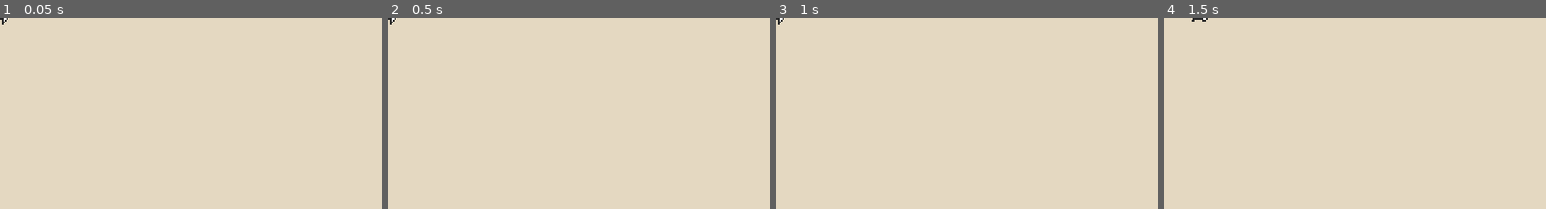
Above: before the commit, frames 1-4 (left to right).
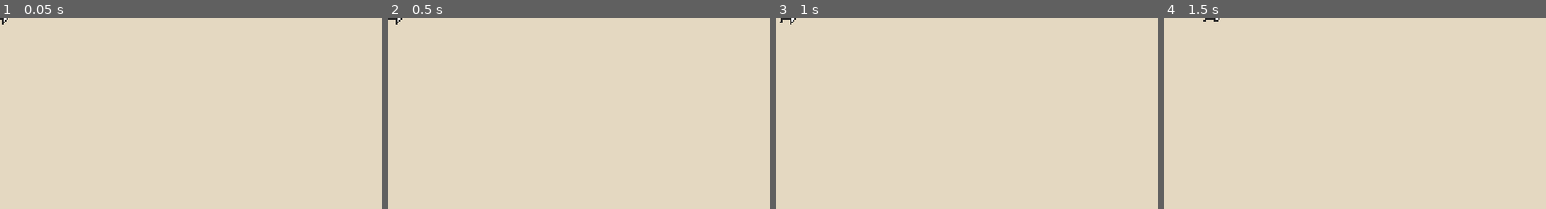
Above: after the commit, the same moments.

Repository: yannicka/ninja
Game: Godot game, scene res://src/Bullets/Arrow.tscn
Two runs of this game, one before a commit and one after it. Both use one fixed random seed, a clock stepped at 60 frames per second and the inputs below. This scene is started directly instead of the project's main scene.
Inputs (mouse positions are % of the whole screen's width and height, from its top left):
- Up to frame 1 (0.05 s): no input
- Up to frame 2 (0.5 s): no input
- Up to frame 3 (1 s): tap Enter at 0.5 s; move the mouse to (72, 45) at 0.52 s; hold Right (ui_right) from 0.53 s (still down); hold Space (space) from 0.53 s (still down); click (72, 45) at 0.67 s; tap Up (ui_up) at 0.77 s
- Up to frame 4 (1.5 s): keep holding Right (ui_right); move the mouse to (30, 55) at 1.27 s; release Space (space) at 1.28 s; tap Space (space) at 1.35 s
The pictures show only the part of the screen within x 0-50%, y 0-50%; the shares and areas given below are measured in that part.

Frame 1 is identical in both runs. In frame 2, less than 0.1% of the frame differs, in the area x 0-4%, y 0-4%; in frame 3, less than 0.1%; in frame 4, less than 0.1%, in the area x 7-15%, y 0-2%.

Commit message:
Relecture du code du lanceur de flèches (et de la flèche)

Diff:
--- a/src/Bullets/Arrow.gd
+++ b/src/Bullets/Arrow.gd
@@ -1,19 +1,27 @@
 extends CharacterBody2D
 
+const INITIAL_SPEED = 8
 const SPEED = 50
 
-func _ready():
+@export var direction = Vector2.RIGHT
+
+func _ready() -> void:
+	scale.x = direction.x
+	velocity.x = INITIAL_SPEED * direction.x
+
+	$Area2D/CollisionShape2d.disabled = true
+
 	var timer = Timer.new()
 	timer.connect("timeout", on_start)
 	timer.wait_time = 1
 	add_child(timer)
 	timer.start()
-	$top_checker/CollisionShape2d.disabled = true
 
-func on_start():
-	velocity.x = SPEED
-	$top_checker/CollisionShape2d.disabled = false
-	$AnimatedSprite2d.play("default")
+func on_start() -> void:
+	velocity.x = SPEED * direction.x
+
+	$Area2D/CollisionShape2d.disabled = false
+	$AnimatedSprite2d.play("launched")
 
 	var timer = Timer.new()
 	timer.connect("timeout", on_remove)
@@ -21,16 +29,16 @@
 	add_child(timer)
 	timer.start()
 
-func on_remove():
+func on_remove() -> void:
 	queue_free()
 
-func _physics_process(delta):
+func _physics_process(delta: float) -> void:
+	if is_on_wall():
+		$AnimatedSprite2d.play("stop")
+
 	move_and_slide()
 
-	if velocity.x == 0:
-		$AnimatedSprite2d.play("stop")
-
-func _on_top_checker_body_entered(body):
+func _on_area_2d_body_entered(body: Node2D) -> void:
 	if body.has_method("die_or_bounce"):
 		var die_or_bounce = body.die_or_bounce()
 
--- a/src/Bullets/Arrow.tscn
+++ b/src/Bullets/Arrow.tscn
@@ -23,7 +23,7 @@
 animations = [{
 "frames": [SubResource("AtlasTexture_a0h1e"), SubResource("AtlasTexture_1ay5b"), SubResource("AtlasTexture_s5qcx")],
 "loop": true,
-"name": &"default",
+"name": &"launched",
 "speed": 10.0
 }, {
 "frames": [SubResource("AtlasTexture_8d8p8")],
@@ -52,12 +52,12 @@
 position = Vector2(-0.5, 0.5)
 shape = SubResource("RectangleShape2D_nb0px")
 
-[node name="top_checker" type="Area2D" parent="."]
+[node name="Area2D" type="Area2D" parent="."]
 position = Vector2(0, -2)
 collision_layer = 8
 
-[node name="CollisionShape2d" type="CollisionShape2D" parent="top_checker"]
+[node name="CollisionShape2d" type="CollisionShape2D" parent="Area2D"]
 position = Vector2(-0.5, 2.5)
 shape = SubResource("RectangleShape2D_dc47x")
 
-[connection signal="body_entered" from="top_checker" to="." method="_on_top_checker_body_entered"]
+[connection signal="body_entered" from="Area2D" to="." method="_on_area_2d_body_entered"]
--- a/src/Enemies/ArrowShooter.gd
+++ b/src/Enemies/ArrowShooter.gd
@@ -4,16 +4,18 @@
 
 @export var direction = Vector2.RIGHT
 
-func _ready():
+func _ready() -> void:
+	scale.x = direction.x
+
 	var timer = Timer.new()
 	timer.connect("timeout", on_timer_timeout)
-	timer.wait_time = 2.5
+	timer.wait_time = 3
 	add_child(timer)
 	timer.start()
 
-func on_timer_timeout():
+func on_timer_timeout() -> void:
 	var arrow = Arrow.instantiate()
-	arrow.global_position = Vector2(self.global_position.x - 5, self.global_position.y)
-	arrow.global_position.x += 14
+	arrow.direction = Vector2(direction)
+	arrow.global_position = Vector2(self.global_position.x + (3 * direction.x), self.global_position.y)
 	arrow.z_index = -1
 	get_tree().current_scene.add_child(arrow)
--- a/src/Enemies/ArrowShooter.tscn
+++ b/src/Enemies/ArrowShooter.tscn
@@ -18,7 +18,7 @@
 [sub_resource type="RectangleShape2D" id="RectangleShape2D_rr16m"]
 size = Vector2(16, 16)
 
-[node name="ArrowShotter" type="StaticBody2D"]
+[node name="ArrowShooter" type="StaticBody2D"]
 collision_layer = 16
 script = ExtResource("1_7omhe")
 
